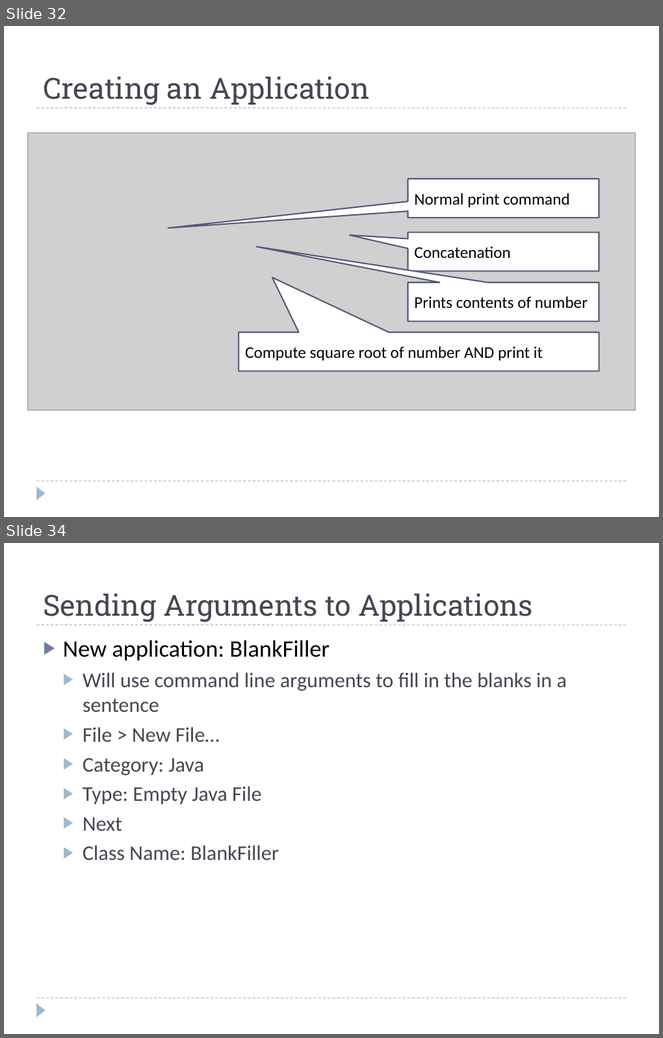
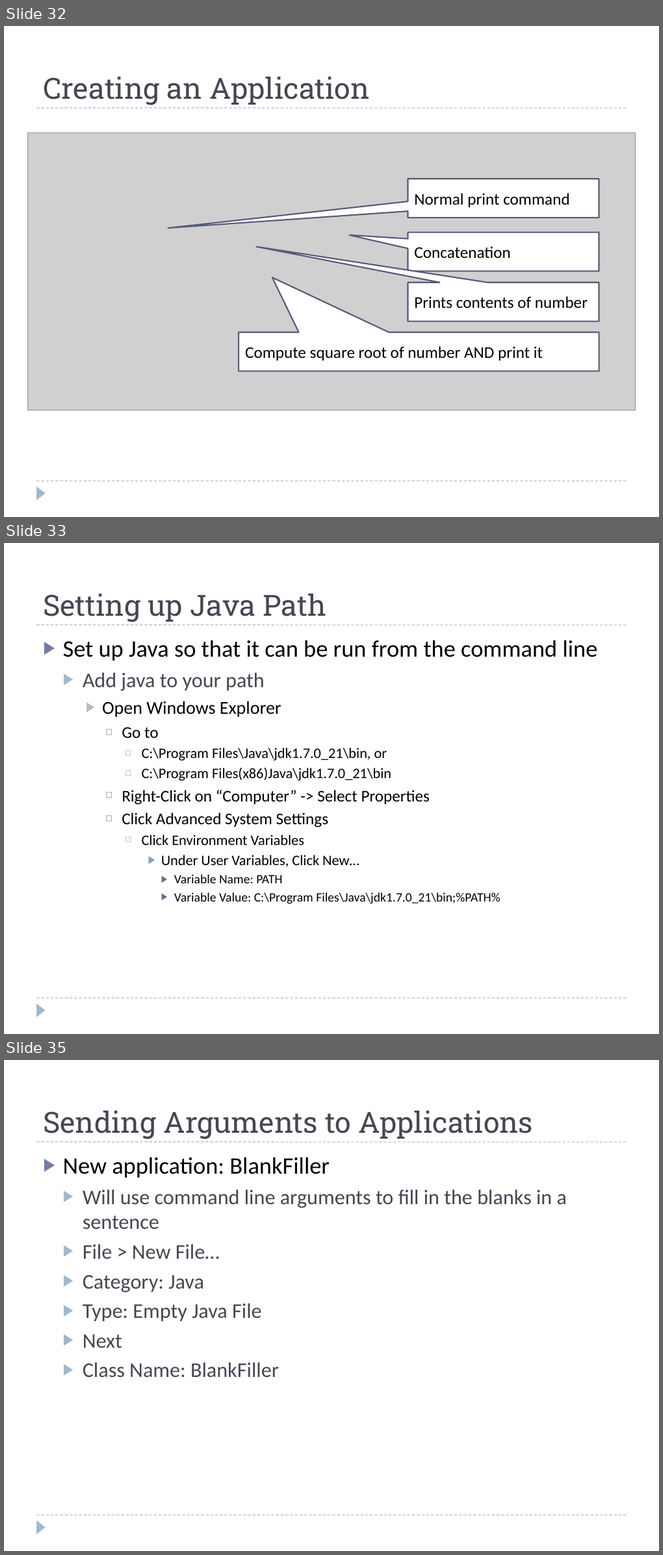
Before and after one commit to fujiboy/JavaClass_2013_Summer, a slide deck: Introduction to Java Programming.pptx. Shown one above the other, each under a label of ours: slides 32 and 34 before the commit, slides 32, 33 and 35 after it; the slides between them are not shown. The pictures are 663x1038 and 663x1555 pixels, drawn with LibreOffice and Linux fonts; fonts in the diff are those of the drawing; grey boxes stand for pictures; background and template pictures are left out. Boxes give left, top, right and bottom in pixels: in the first picture for what was removed or moved away, otherwise in the second. Text is boxed around its words. In the diff, an @@ line names an element or a change of style, - is before the commit and + after.

Commit message:
Final Tweaks for Chapter 4
Added details for GitHub, java path, command line running

```diff
--- a/Introduction to Java Programming.pptx
+++ b/Introduction to Java Programming.pptx
@@ slide 33 added at [4, 543, 659, 1034], background #FFFFFF; not listed: 3 template elements that a slide beside it also shows @@
@@ title added at [43, 594, 326, 622], 32 pt, text #464653 @@
+Setting up Java Path
@@ text added at [63, 640, 598, 904], 16 pt, text #000000 @@
+▶ Set up Java so that it can be run from the command line
+  ▶ Add java to your path
+    ▶ Open Windows Explorer
+      ◻ Go to
+        ◻ C:\Program Files\Java\jdk1.7.0_21\bin, or
+        ◻ C:\Program Files(x86)Java\jdk1.7.0_21\bin
+      ◻ Right-Click on “Computer” -> Select Properties
+      ◻ Click Advanced System Settings
+        ◻ Click Environment Variables
+          ▶ Under User Variables, Click New…
+            ▶ Variable Name: PATH
+            ▶ Variable Value: C:\Program Files\Java\jdk1.7.0_21\bin;%PATH%
@@ what was slide 34 is now slide 35 @@
```
Also in this commit, not shown: 3 slides changed, 3 other slides added.
